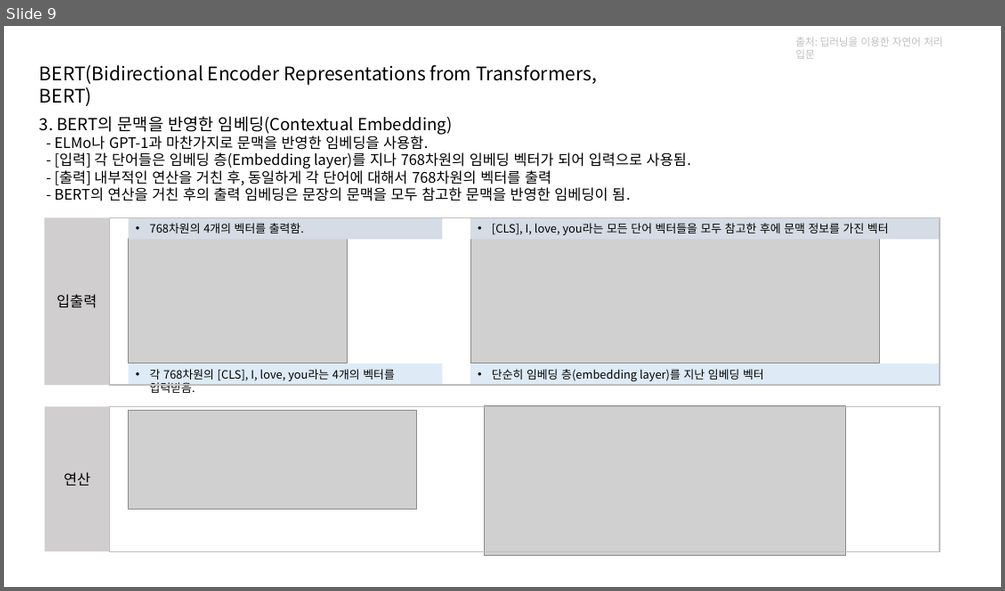
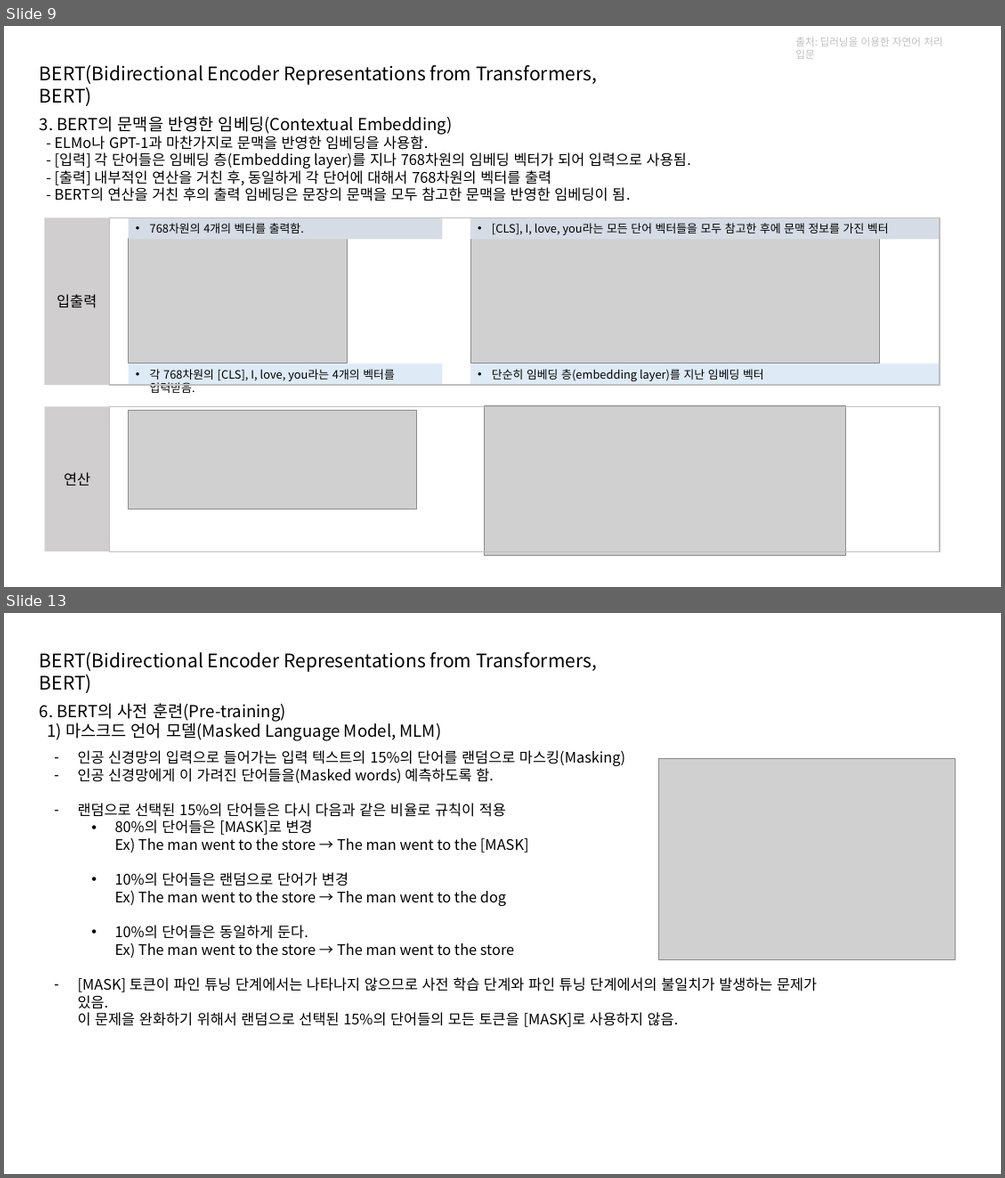
Before and after one commit to kjh8331267/NLP_Study, a slide deck: slide/BERT.pptx. Shown one above the other, each under a label of ours: slide 9 before the commit, slides 9 and 13 after it; the slides between them are not shown. The pictures are 1005x591 and 1005x1178 pixels, drawn with LibreOffice and Linux fonts; fonts in the diff are those of the drawing; grey boxes stand for pictures. Boxes give left, top, right and bottom in pixels: in the first picture for what was removed or moved away, otherwise in the second. Text is boxed around its words. In the diff, an @@ line names an element or a change of style, - is before the commit and + after.

```diff
--- a/slide/BERT.pptx
+++ b/slide/BERT.pptx
@@ slide 13 added at <box>4,613,1001,1174</box>, background #FFFFFF @@
@@ text added at <box>40,652,597,693</box>, 18 pt, text #000000 @@
+BERT(Bidirectional Encoder Representations from Transformers, BERT)
@@ text added at <box>40,703,442,741</box>, 16 pt, text #000000 @@
+6. BERT의 사전 훈련(Pre-training)
+1) 마스크드 언어 모델(Masked Language Model, MLM)
@@ text added at <box>78,750,817,1027</box>, 14 pt, text #000000 @@
+– 인공 신경망의 입력으로 들어가는 입력 텍스트의 15%의 단어를 랜덤으로 마스킹(Masking)
+– 인공 신경망에게 이 가려진 단어들을(Masked words) 예측하도록 함.
+– 랜덤으로 선택된 15%의 단어들은 다시 다음과 같은 비율로 규칙이 적용
+  • 80%의 단어들은 [MASK]로 변경
+    Ex) The man went to the store → The man went to the [MASK]
+  • 10%의 단어들은 랜덤으로 단어가 변경
+    Ex) The man went to the store → The man went to the dog
+  • 10%의 단어들은 동일하게 둔다.
+    Ex) The man went to the store → The man went to the store
+– [MASK] 토큰이 파인 튜닝 단계에서는 나타나지 않으므로 사전 학습 단계와 파인 튜닝 단계에서의 불일치가 발생하는 문제가 있음.
+  이 문제을 완화하기 위해서 랜덤으로 선택된 15%의 단어들의 모든 토큰을 [MASK]로 사용하지 않음.
@@ picture added at <box>658,758,955,960</box> @@
```
Also in this commit, not shown: 1 slide changed, 2 other slides added.
